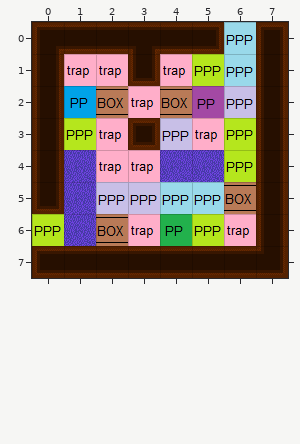
An edit to a level. Tiled map, datas/maps/delta5.tmx. This is how it looked before the edit.
Cells are 32x32 px. Shown: x 0..7, y 0..7.
New version:
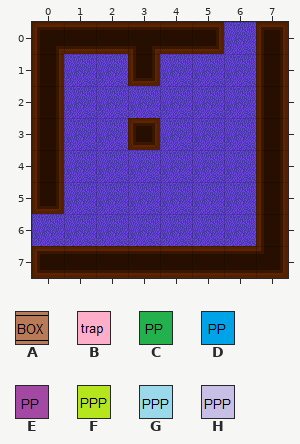
Key: from "meta": A 1 "box", B 3 "trap", C 4 "pp1", D 5 "pp2", E 6 "pp3", F 8 "ppp1", G 9 "ppp2", H 10 "ppp3".
_ is an empty cell, . an unchanged one.
Edits made:
--- layer "meta" (now hidden)
@@ x 0..6 @@
-0 ......G
-1 .BB.BFG
-2 .DABAEH
-3 .FB.HBF
-4 ..BB..F
-5 ..HHGGA
-6 F.ABCFB
+0 ......_
+1 .__.___
+2 .______
+3 .__.___
+4 ..__.._
+5 .._____
+6 _._____
Pixel boxes of the changes (left, top, right, bottom) in both pictures:
removed: (64, 22, 256, 246)
removed: (32, 214, 64, 246)
